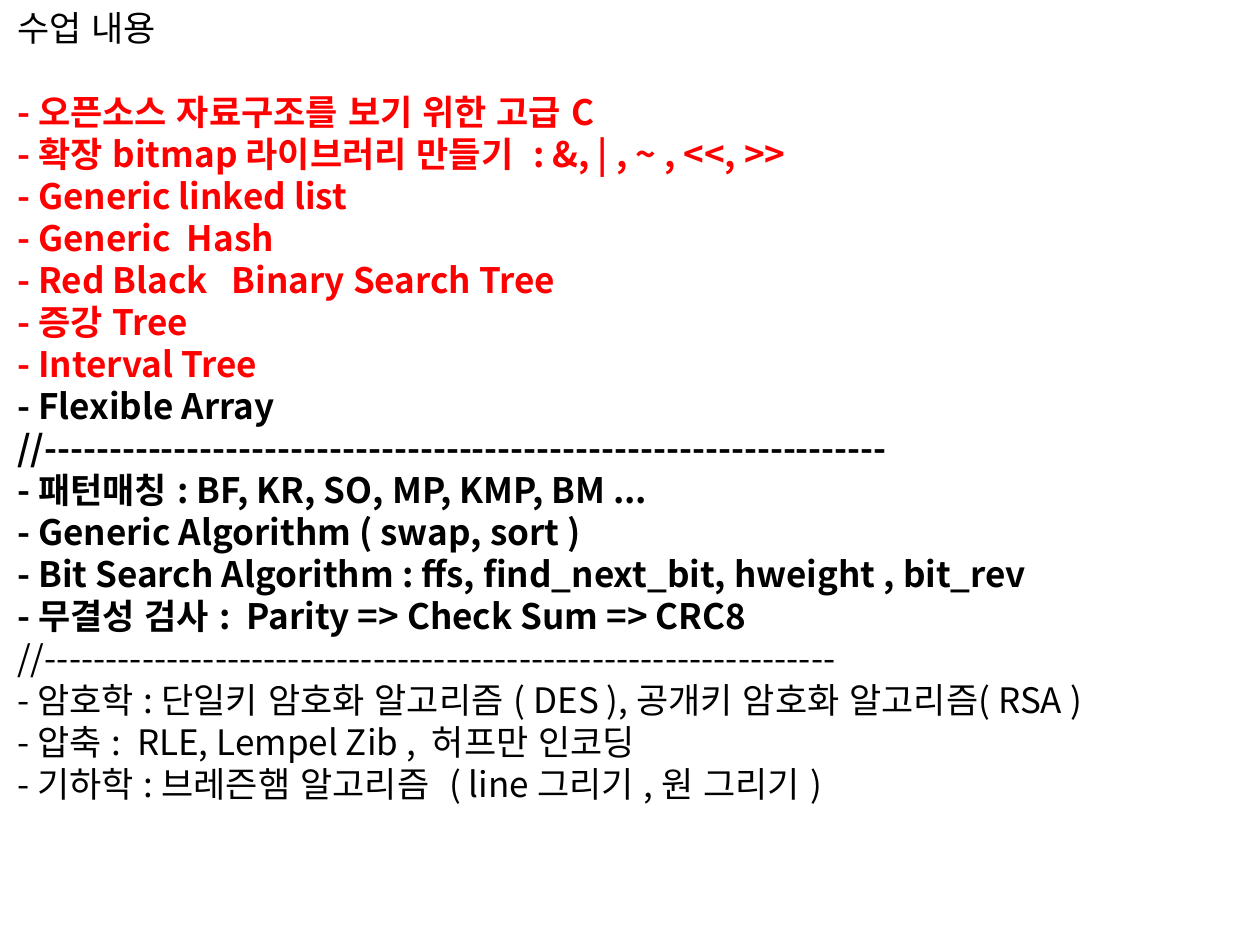
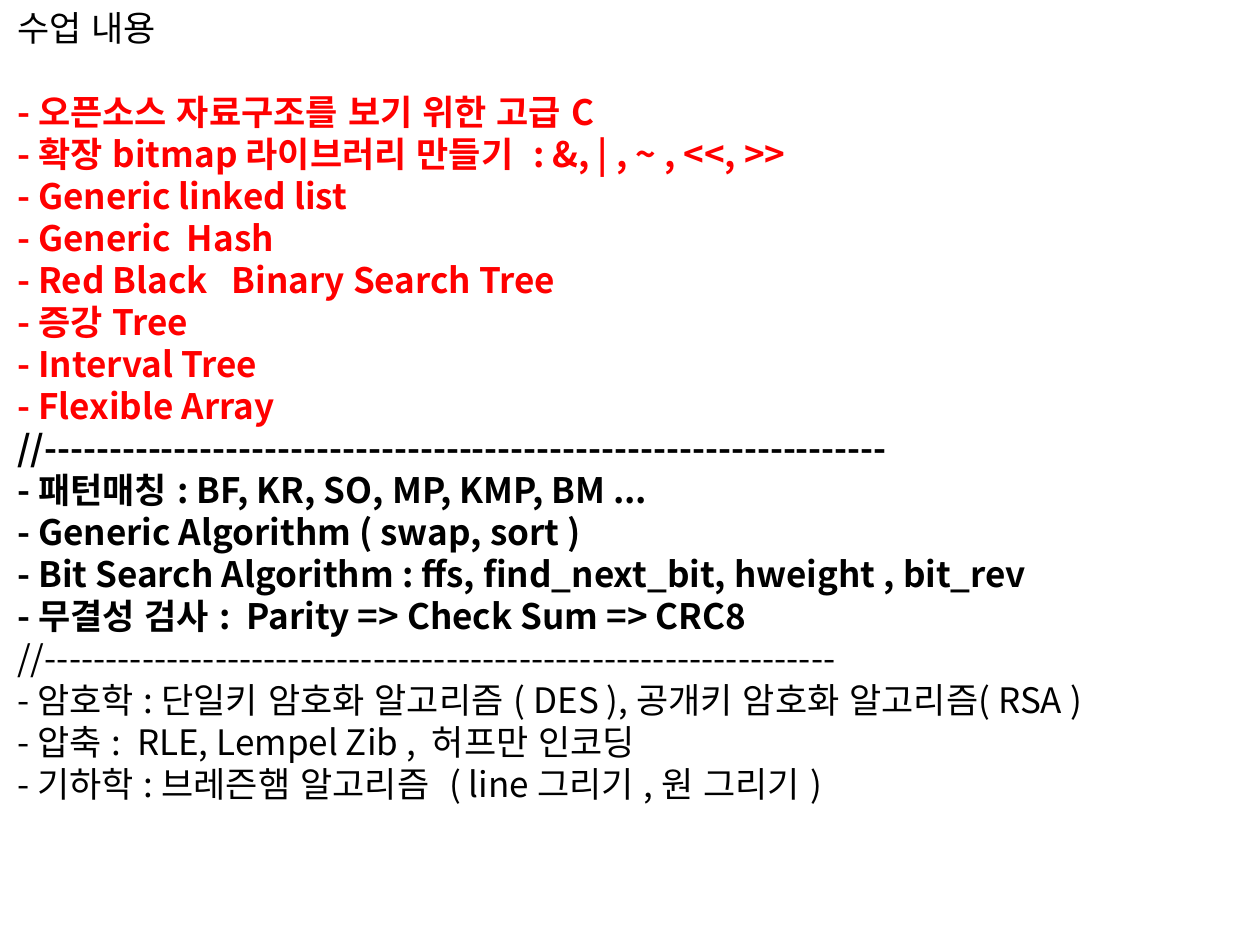
Before and after one commit to chisun-joung/osdsalgo_c, a slide deck: slide 2 of 04_day.pptx. Drawn at 1260x945 pixels with LibreOffice and Linux fonts; fonts in the diff are those of the drawing. Boxes give left, top, right and bottom in pixels: in the first picture for what was removed or moved away, otherwise in the second. Text is boxed around its words. In the diff, an @@ line names an element or a change of style, - is before the commit and + after.

Commit message:
flex_array

```diff
--- a/04_day.pptx
+++ b/04_day.pptx
@@ text at <box>38,390,275,427</box>: text colour #000000 to #FF0000 in "- Flexible Array" @@
```
Also in this commit, not shown: 3 slides added, 3 other files.
